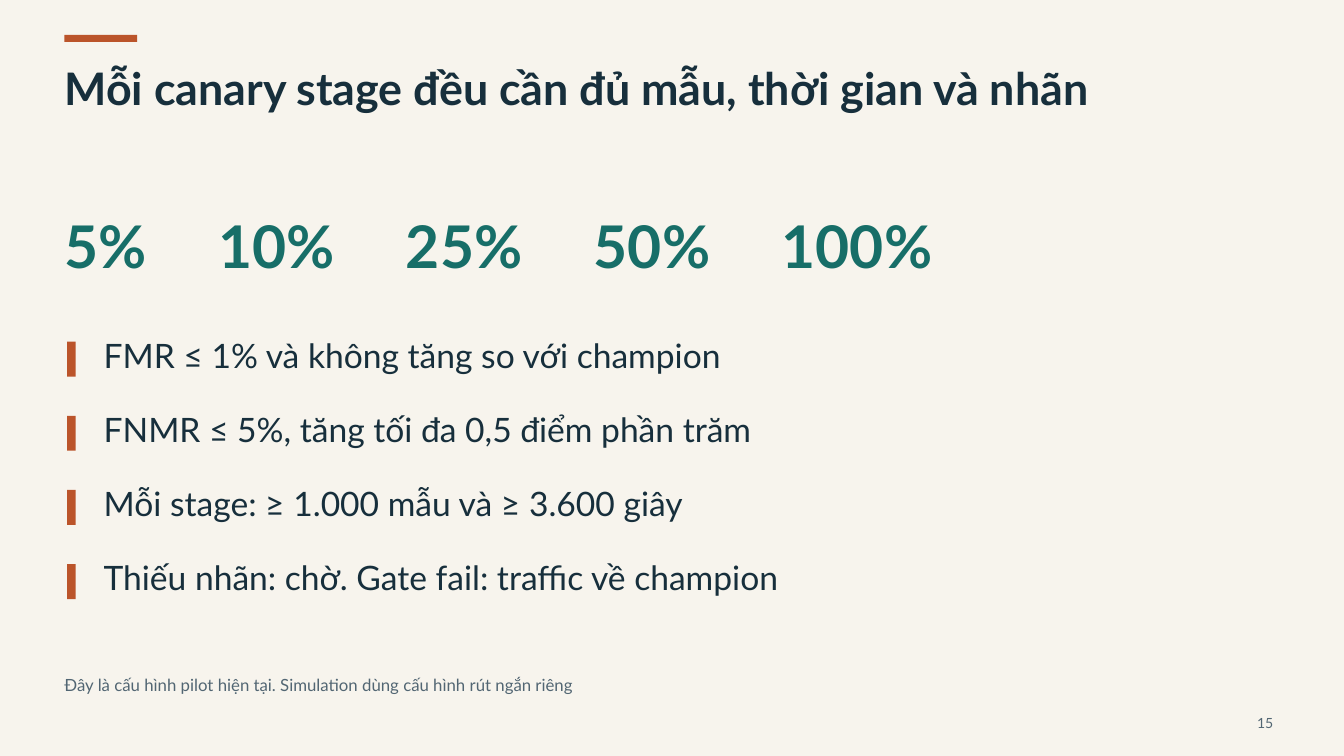
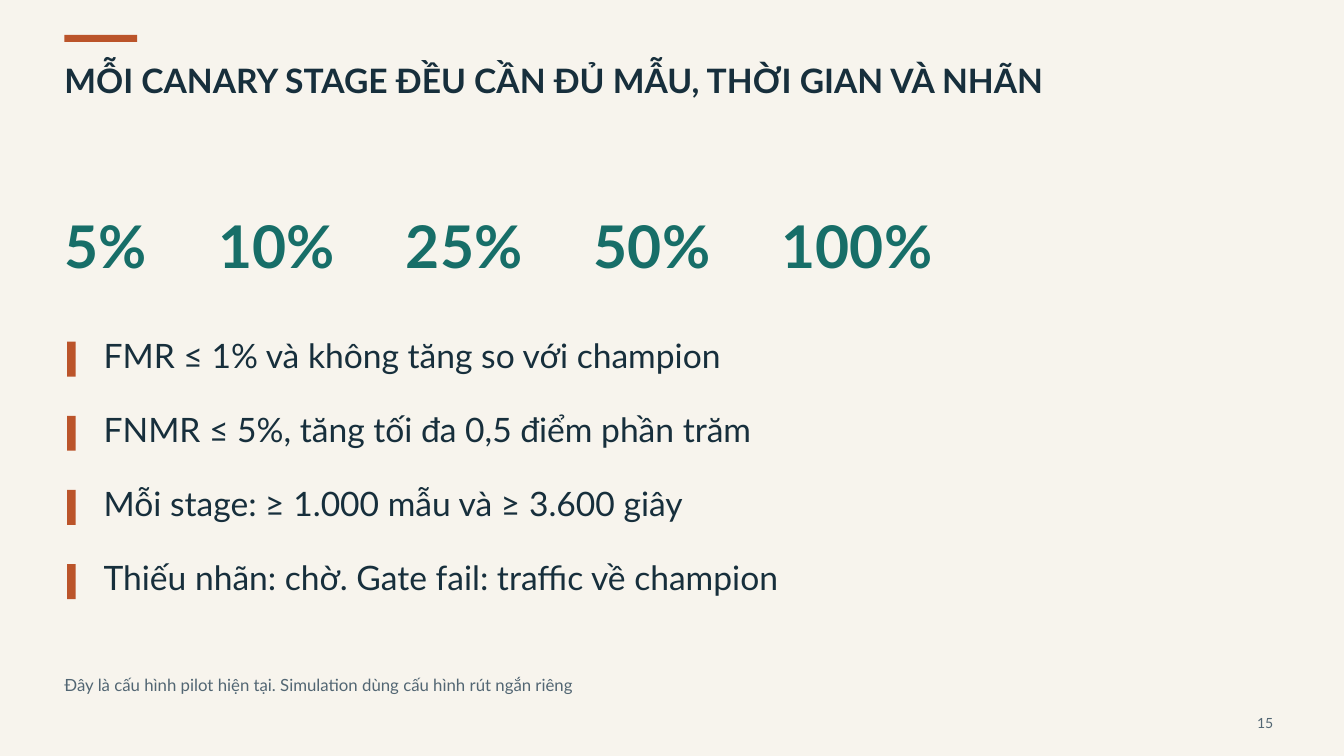
Before and after one commit to FSB-MSA36HN/DDM501-face-voice-proctoring, a slide deck: slide 15 of docs/presentation/DDM501_Defense_15p_Demo13p_QA10p.pptx. Drawn at 1344x756 pixels with LibreOffice and Linux fonts; fonts in the diff are those of the drawing. Boxes give left, top, right and bottom in pixels: in the first picture for what was removed or moved away, otherwise in the second. Text is boxed around its words. In the diff, an @@ line names an element or a change of style, - is before the commit and + after.

```diff
--- a/docs/presentation/DDM501_Defense_15p_Demo13p_QA10p.pptx
+++ b/docs/presentation/DDM501_Defense_15p_Demo13p_QA10p.pptx
@@ text at box(64, 65, 1043, 98): text changed; size 32 to 24 pt @@
-Mỗi canary stage đều cần đủ mẫu, thời gian và nhãn
+MỖI CANARY STAGE ĐỀU CẦN ĐỦ MẪU, THỜI GIAN VÀ NHÃN
```
Also in this commit, not shown: 31 other slides changed, 2 other files.
